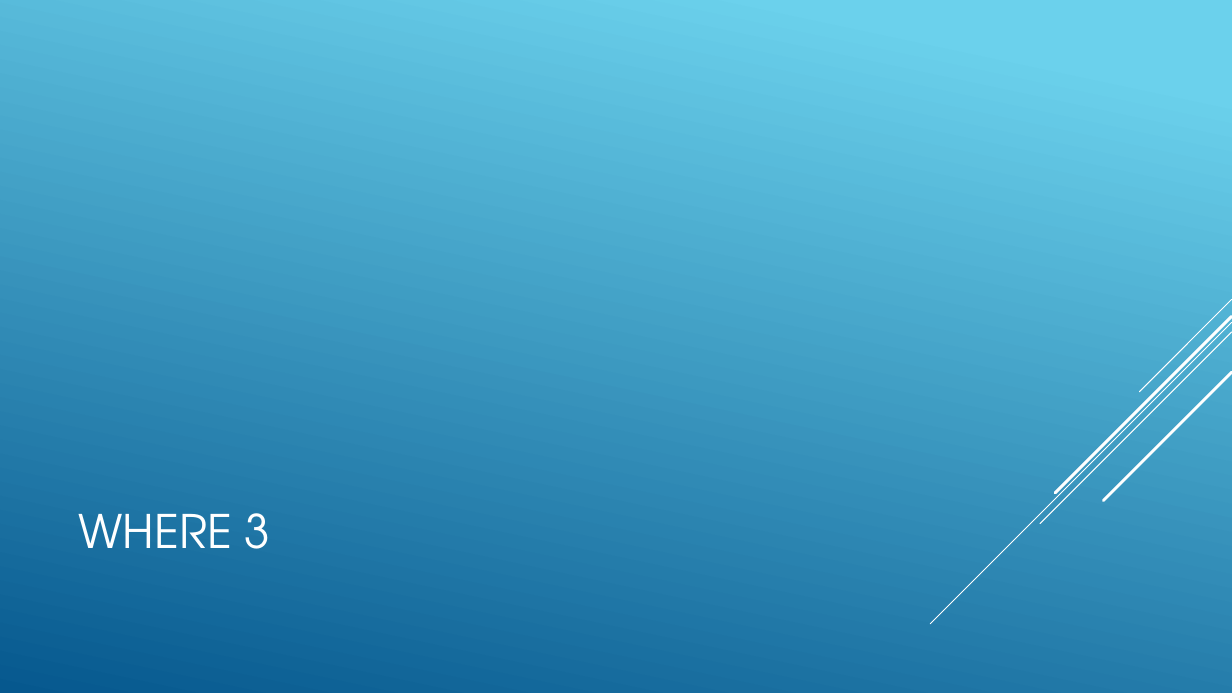
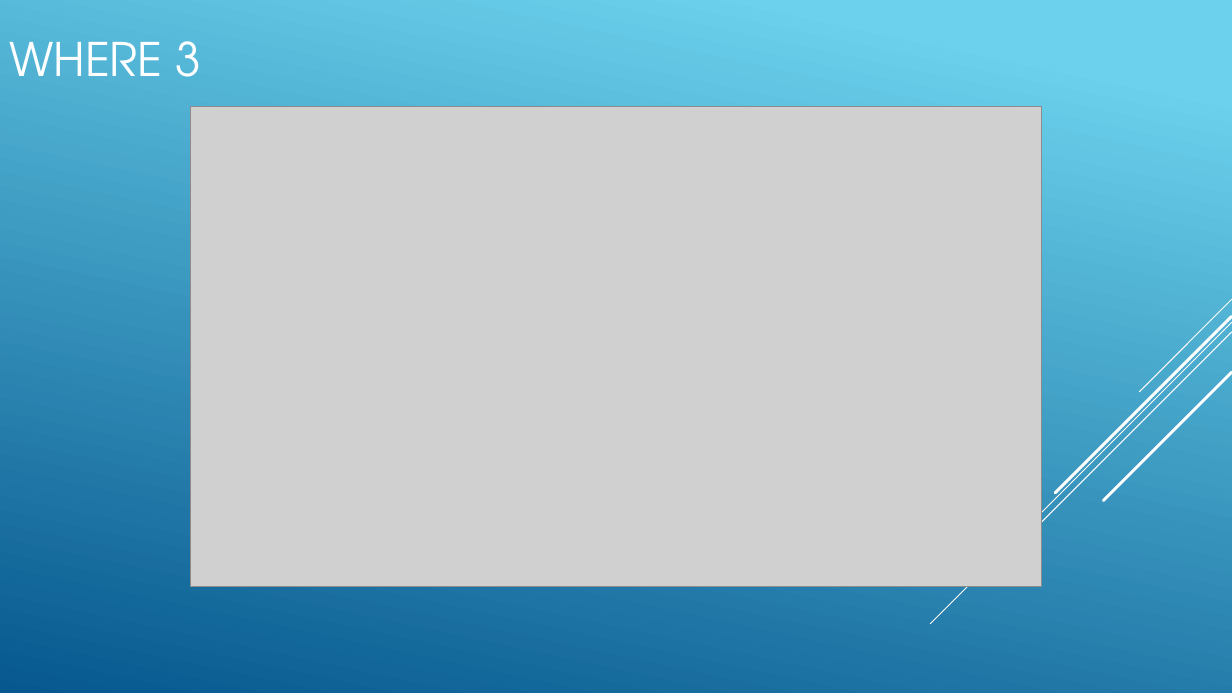
Before and after one commit to mohmedhasan1981/The-First, a slide deck: slide 9 of WWI.pptx. Drawn at 1232x693 pixels with LibreOffice and Linux fonts; fonts in the diff are those of the drawing; grey boxes stand for pictures; background and template pictures are left out. Boxes give left, top, right and bottom in pixels: in the first picture for what was removed or moved away, otherwise in the second. Text is boxed around its words. In the diff, an @@ line names an element or a change of style, - is before the commit and + after.

```diff
--- a/WWI.pptx
+++ b/WWI.pptx
@@ title "WHERE 3": place and size @@
-title "WHERE 3" at (78,513,271,549)
+title "WHERE 3" at (9,41,201,77)
@@ picture added at (190,106,1043,586) @@
```
Also in this commit, not shown: 16 other slides changed, 2 slides added, 2 slides removed.
